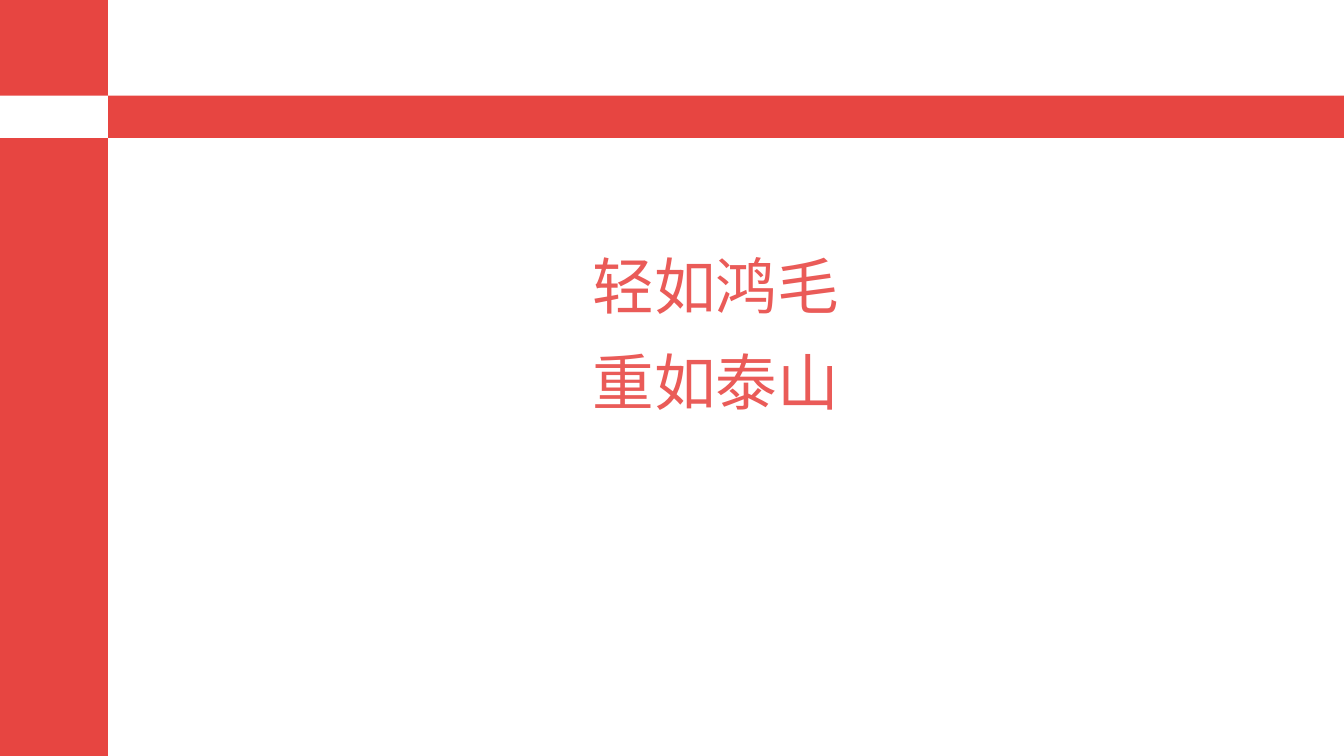
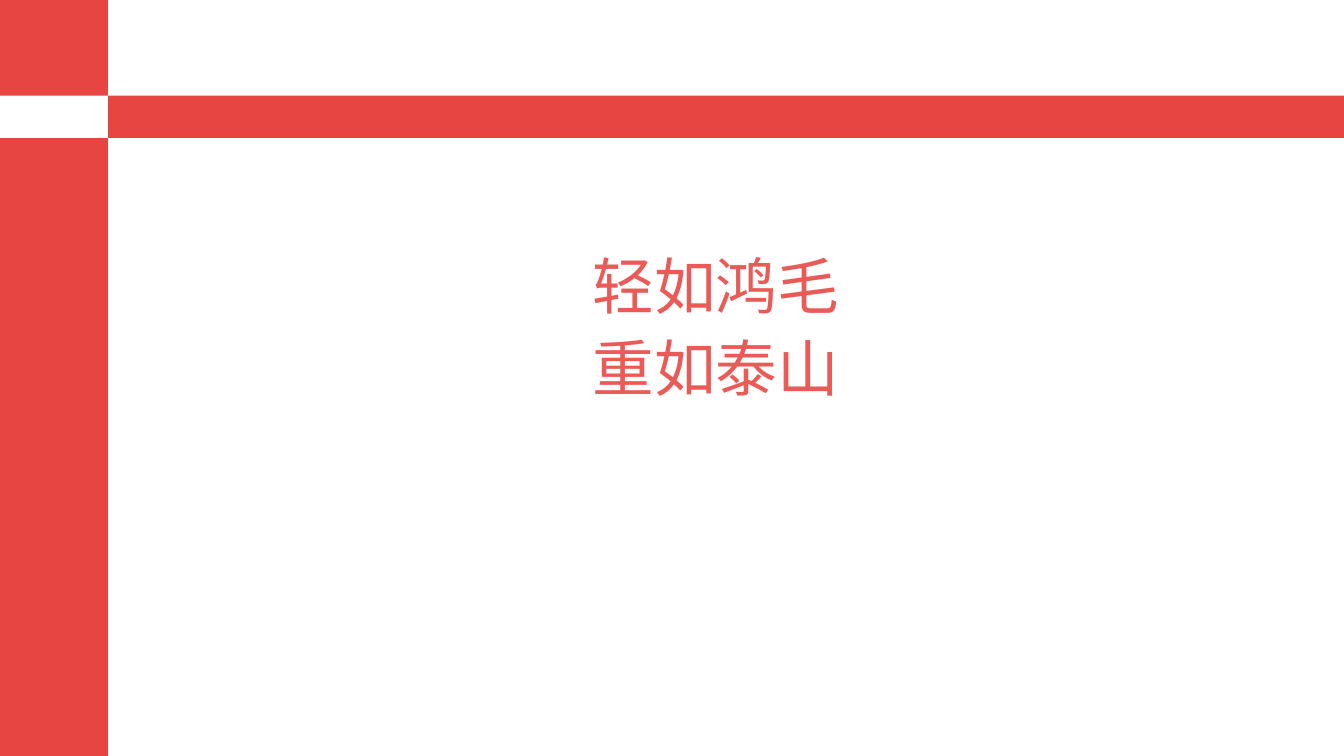
Before and after one commit to alianggitok/doc_tidy, a slide deck: slide 13 of angularjs/ng.pptx. Drawn at 1344x756 pixels with LibreOffice and Linux fonts; fonts in the diff are those of the drawing. Boxes give left, top, right and bottom in pixels: in the first picture for what was removed or moved away, otherwise in the second. Text is boxed around its words. In the diff, an @@ line names an element or a change of style, - is before the commit and + after.

```diff
--- a/angularjs/ng.pptx
+++ b/angularjs/ng.pptx
@@ text at box(592, 257, 838, 396): text changed @@
-轻如鸿毛
-重如泰山
+轻如鸿毛
+重如泰山
```
Also in this commit, not shown: 7 other slides changed, 1 other file.
